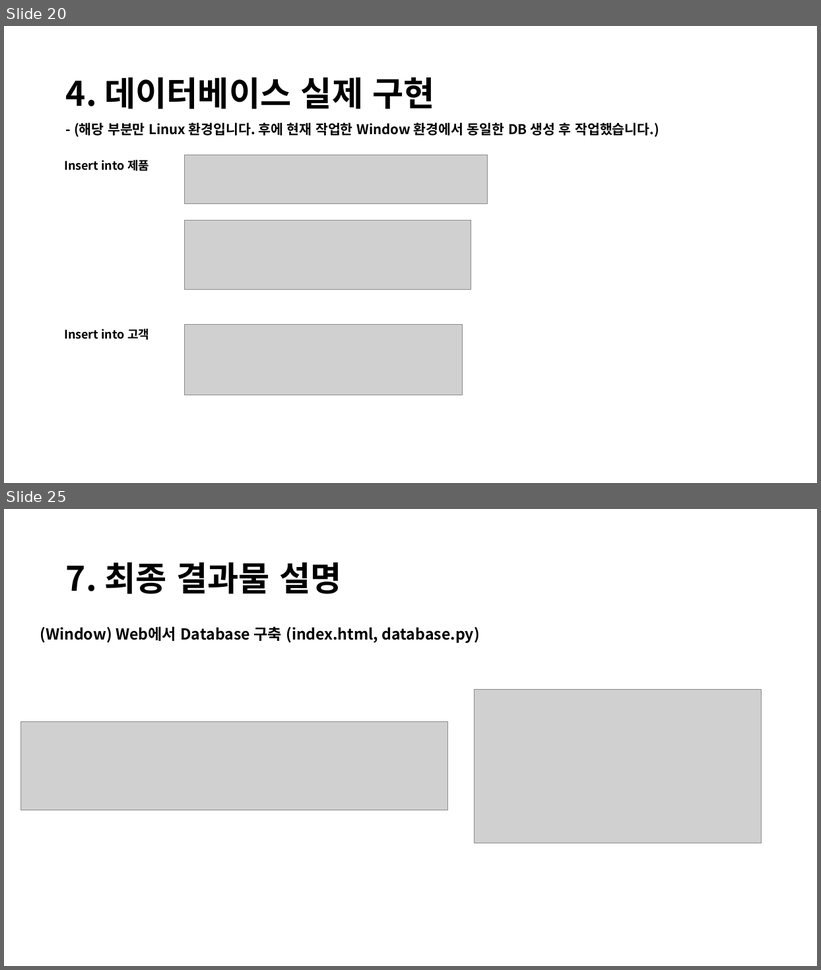
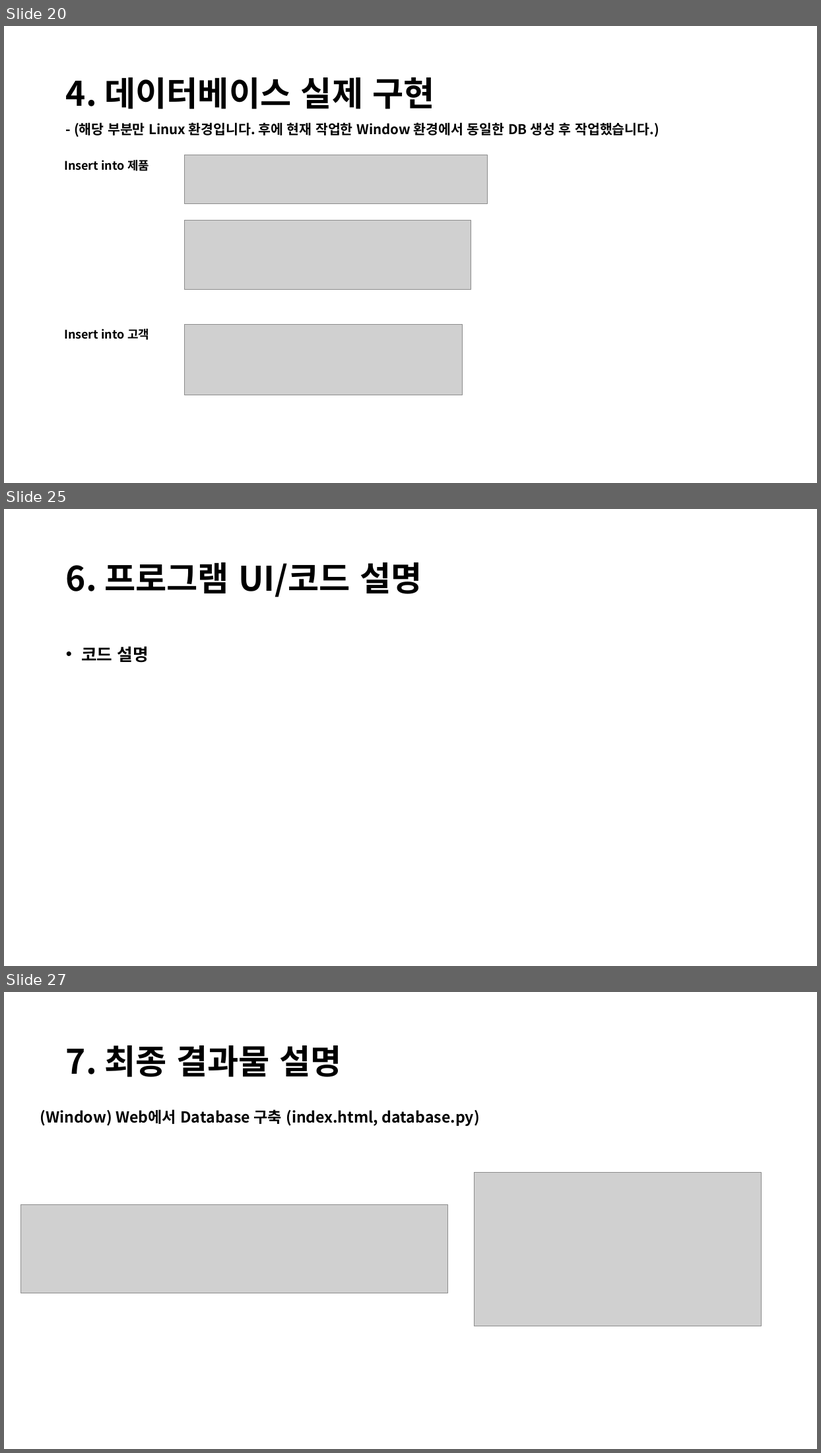
Before and after one commit to sr0020/Coffee_Shop, a slide deck: ....etc/DB project_조예진.pptx. Shown one above the other, each under a label of ours: slides 20 and 25 before the commit, slides 20, 25 and 27 after it; the slides between them are not shown. The pictures are 821x970 and 821x1453 pixels, drawn with LibreOffice and Linux fonts; fonts in the diff are those of the drawing; grey boxes stand for pictures. Boxes give left, top, right and bottom in pixels: in the first picture for what was removed or moved away, otherwise in the second. Text is boxed around its words. In the diff, an @@ line names an element or a change of style, - is before the commit and + after.

```diff
--- a/....etc/DB project_조예진.pptx
+++ b/....etc/DB project_조예진.pptx
@@ slide 25 added at (4, 509, 817, 966), background #FFFFFF @@
@@ title added at (66, 562, 422, 597), 40 pt, text #000000, bold @@
+6. 프로그램 UI/코드 설명
@@ text added at (81, 646, 148, 663), 20 pt, text #000000, bold @@
+• 코드 설명
@@ what was slide 25 is now slide 27 @@
```
Also in this commit, not shown: 11 slides changed, 1 other slide added, 15 other files.
